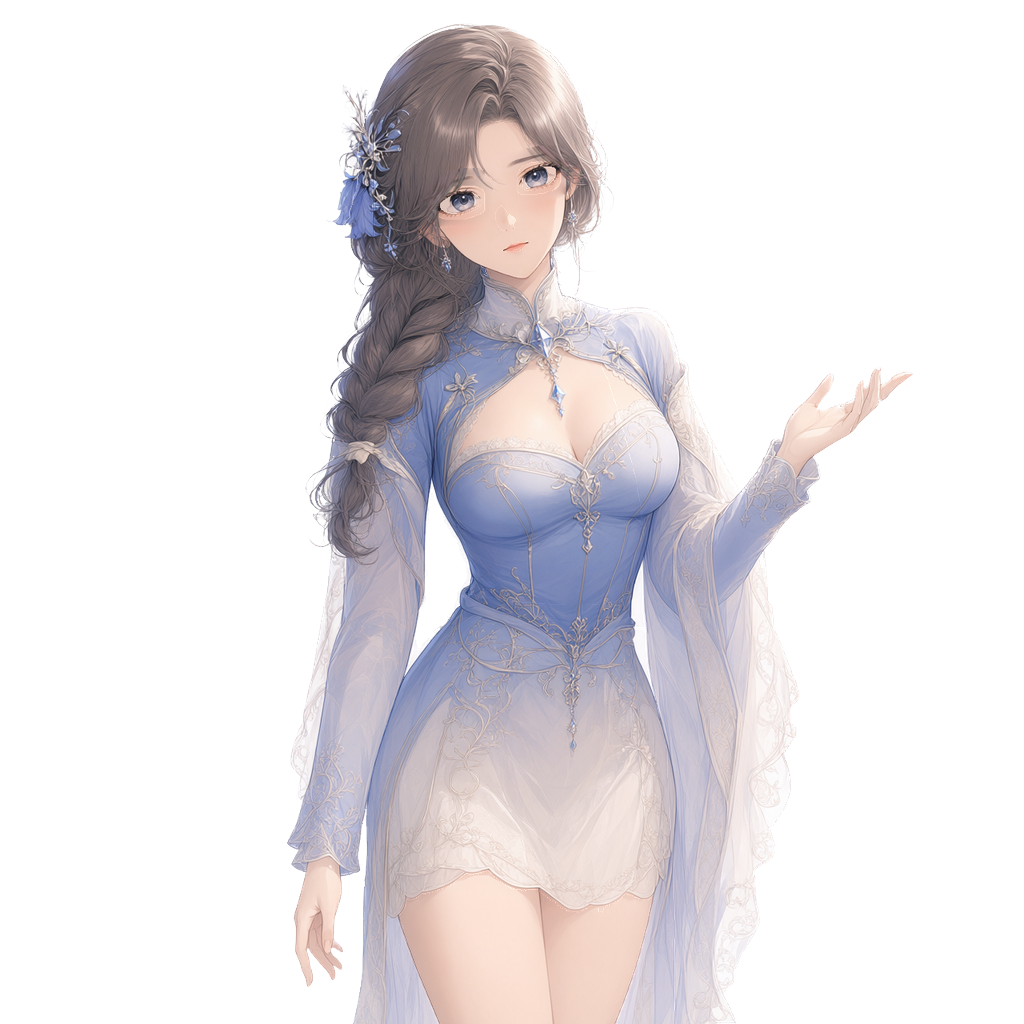
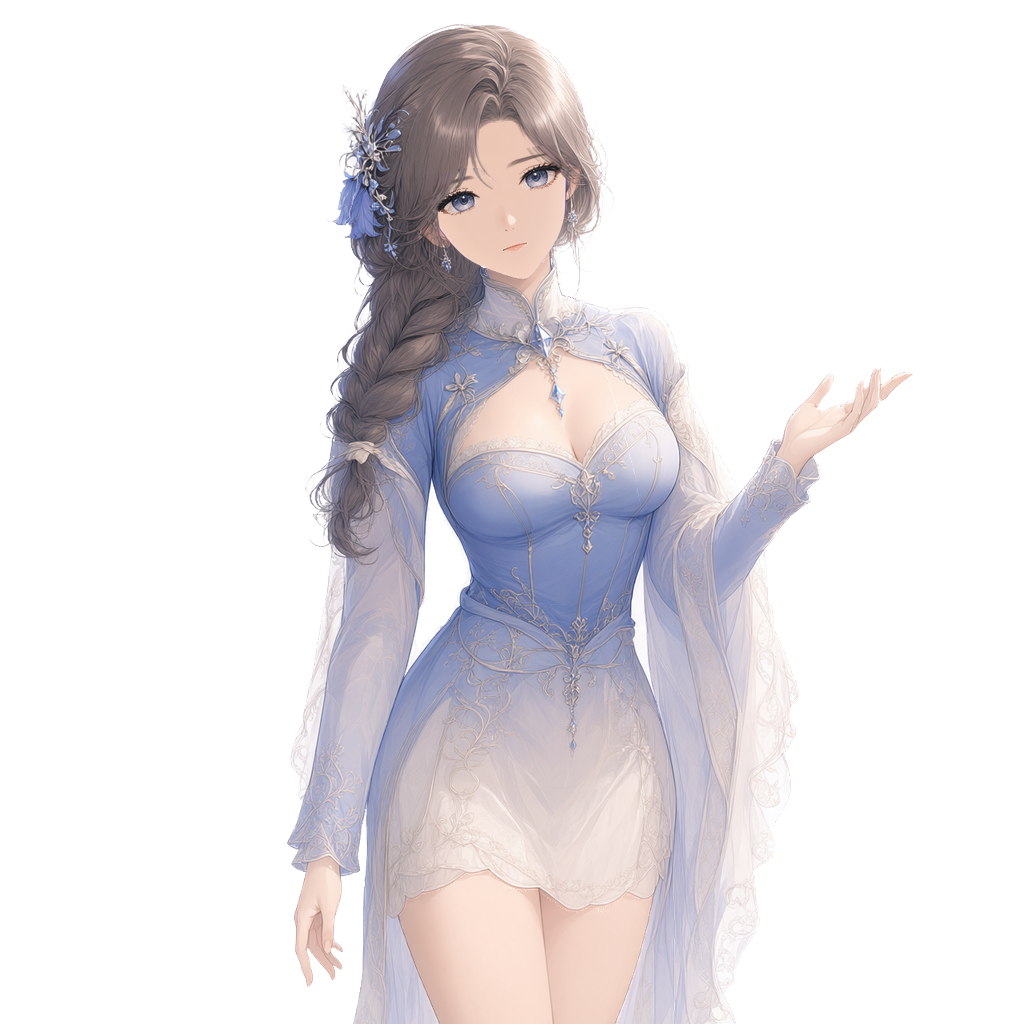
Layer changes from the first 1024px x 1024px image to the second:
painted on "mouth_smile" over [494, 236, 537, 258]
painted on "mouth_open" over [499, 236, 533, 259]
painted on "eye_close-r" over [516, 168, 563, 192]
painted on "eye_close-l" over [437, 194, 483, 216]
painted on "mouth_close" over [499, 238, 532, 255]
painted on "eyebrow-r" over [503, 150, 558, 172]
painted on "eyebrow-l" over [445, 172, 479, 197]
painted on "eyelash-r" over [514, 158, 567, 198]
painted on "irides-r" over [521, 162, 552, 194]
painted on "eyewhite-r" over [519, 164, 559, 192]
painted on "eyelash-l" over [434, 183, 488, 222]
painted on "irides-l" over [447, 186, 478, 218]
painted on "eyewhite-l" over [438, 189, 482, 217]
painted on "nose" over [491, 202, 520, 236]
painted on "face" over [434, 120, 568, 280]
